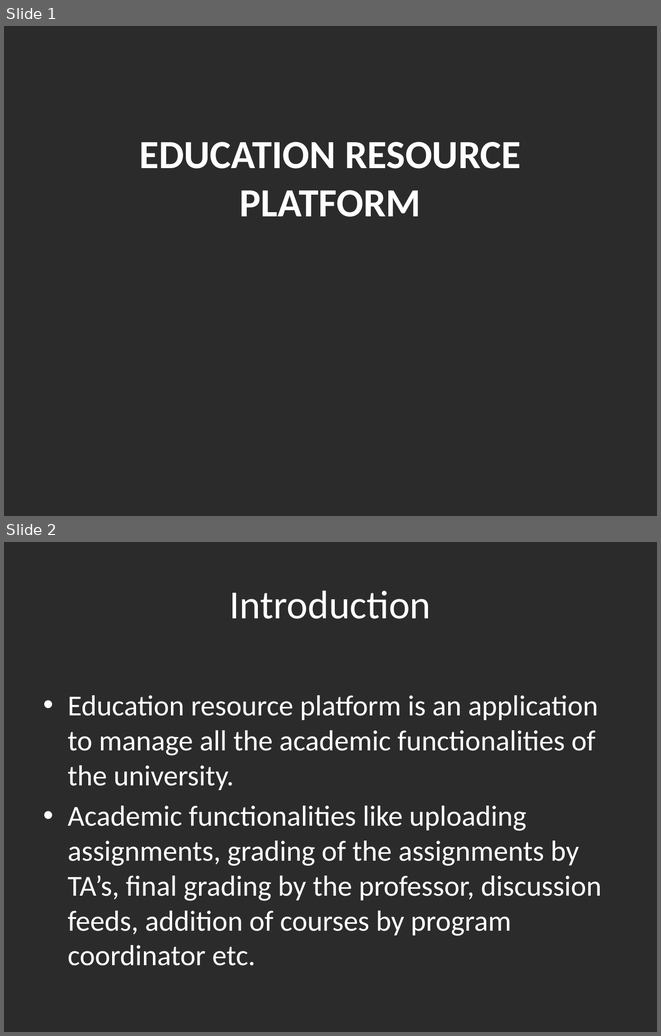
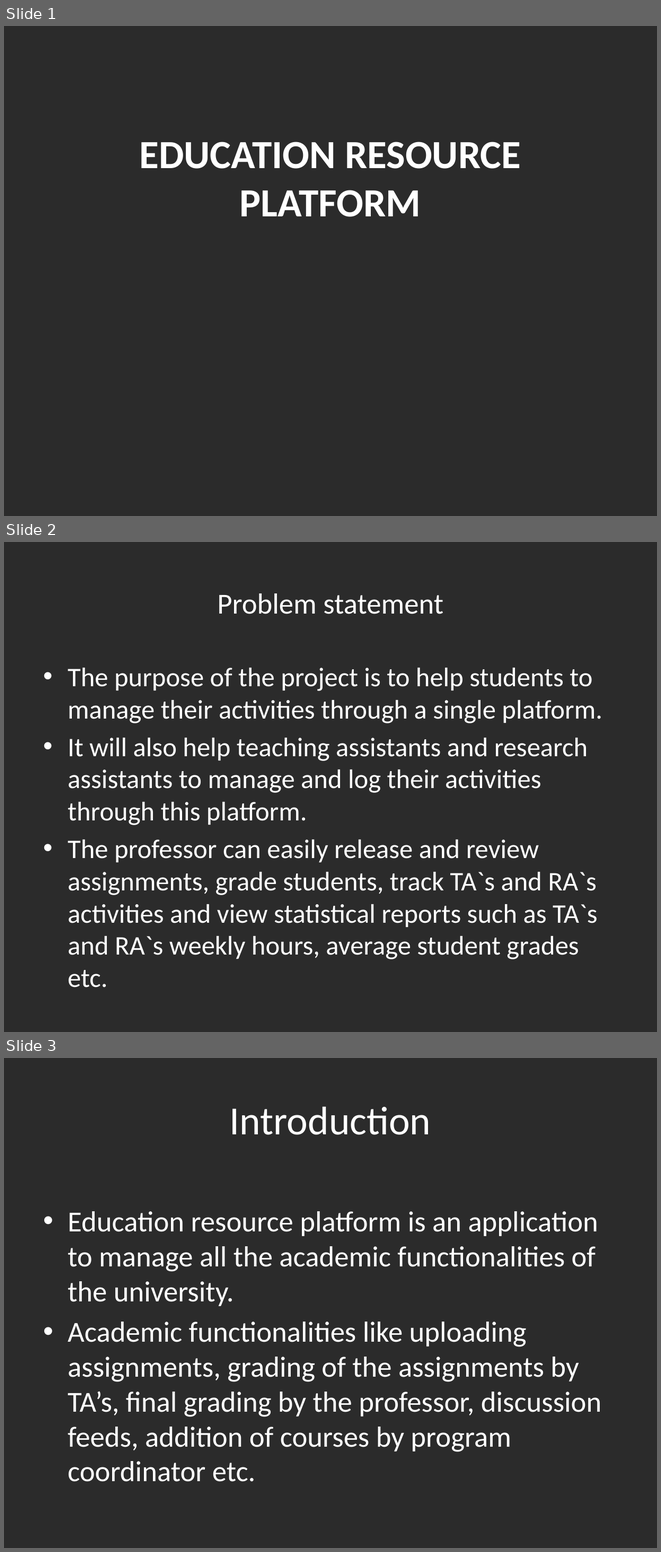
Before and after one commit to BaraiKaran/Education-Resource-Platform, a slide deck: AED_Project_Presentation_1.pptx. Shown one above the other, each under a label of ours: slides 1 and 2 before the commit, slides 1, 2 and 3 after it. The pictures are 661x1036 and 661x1552 pixels, drawn with LibreOffice and Linux fonts; fonts in the diff are those of the drawing; background and template pictures are left out; a plain dark background stands for a picture behind light text. Boxes give left, top, right and bottom in pixels: in the first picture for what was removed or moved away, otherwise in the second. Text is boxed around its words. In the diff, an @@ line names an element or a change of style, - is before the commit and + after.

Commit message:
Progress 4:54

```diff
--- a/AED_Project_Presentation_1.pptx
+++ b/AED_Project_Presentation_1.pptx
@@ slide 2 added at (4,542,657,1032), background picture (left out) @@
@@ title added at (217,593,443,614), 32 pt, text #FFFFFF @@
+Problem statement
@@ text added at (68,668,602,987), 29.6 pt, text #FFFFFF @@
+• The purpose of the project is to help students to manage their activities through a single platform.
+• It will also help teaching assistants and research assistants to manage and log their activities through this platform.
+• The professor can easily release and review assignments, grade students, track TA`s and RA`s activities and view statistical reports such as TA`s and RA`s weekly hours, average student grades etc.
@@ what was slide 2 is now slide 3 @@
```
Also in this commit, not shown: 2 other slides added.
